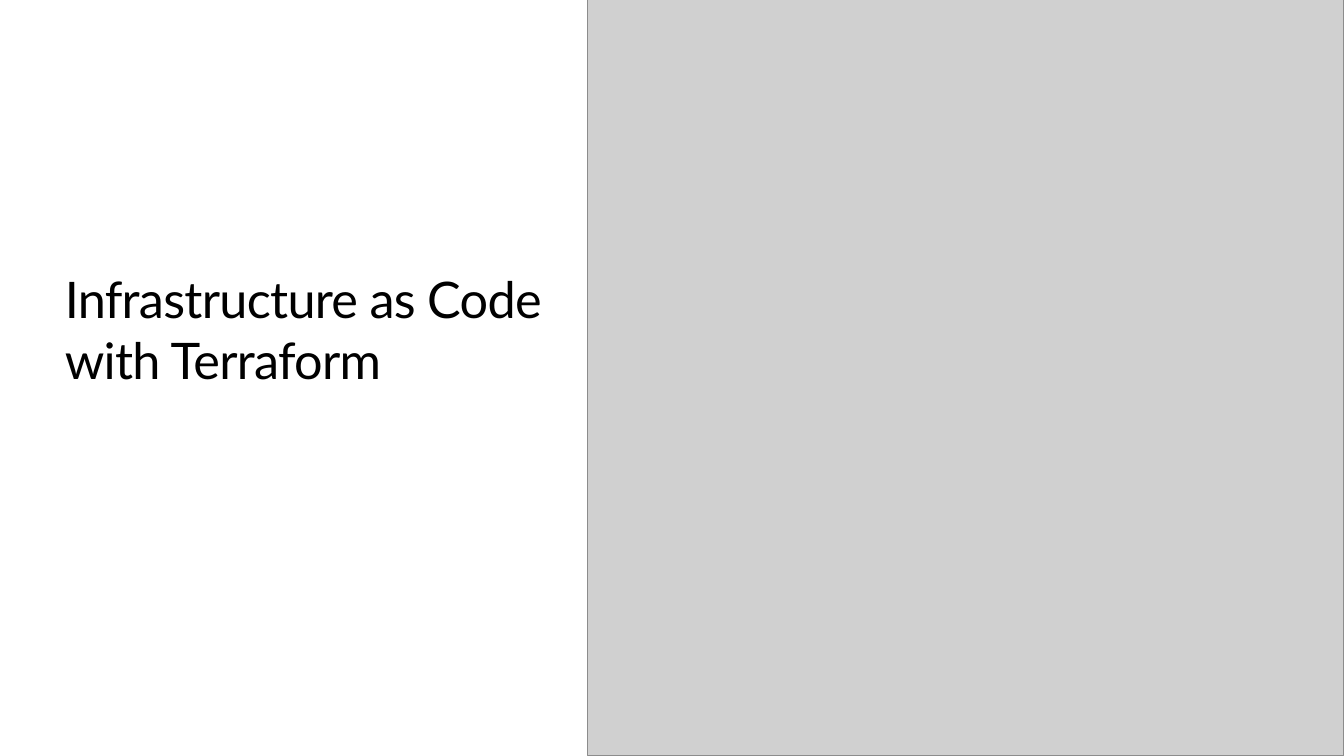
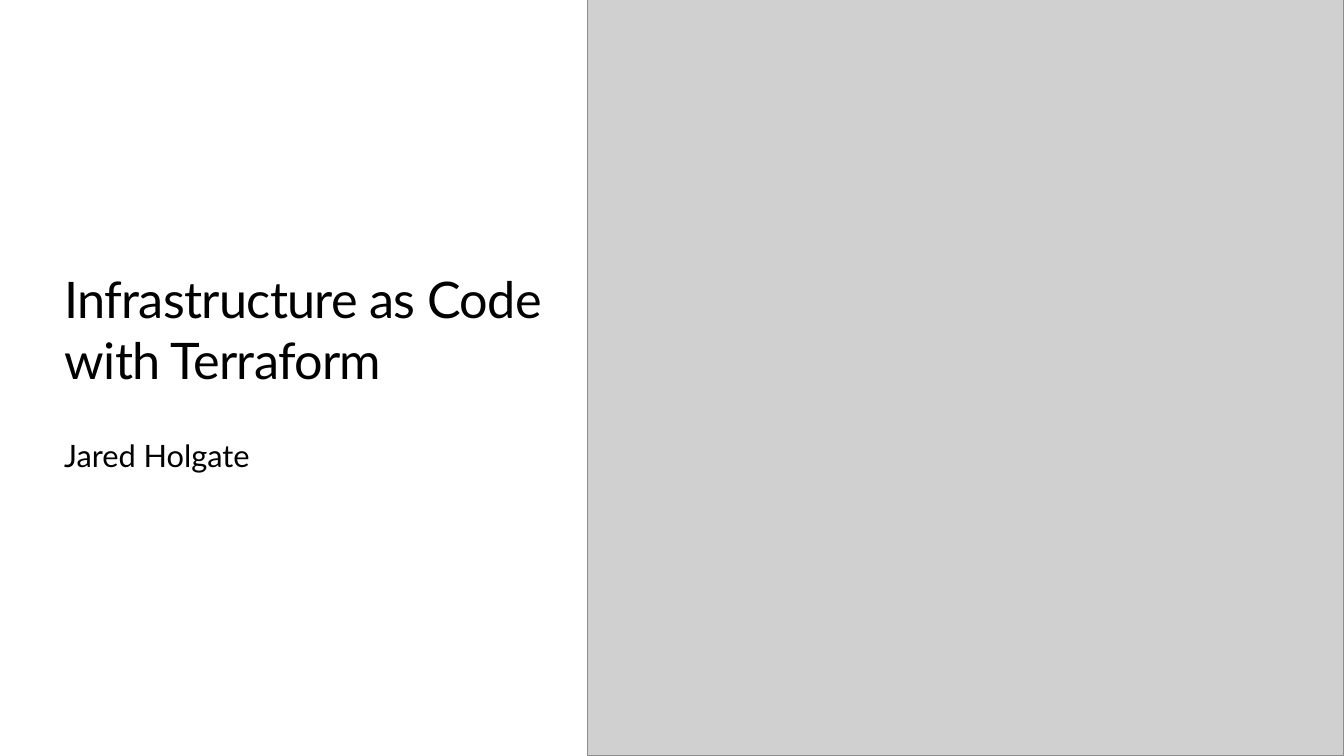
Before and after one commit to TIS-Cloud-Team/TF_Community_workshop, a slide deck: slide 1 of PPTs/00_Workshop_Introduction.pptx. Drawn at 1344x756 pixels with LibreOffice and Linux fonts; fonts in the diff are those of the drawing; grey boxes stand for pictures; background and template pictures are left out. Boxes give left, top, right and bottom in pixels: in the first picture for what was removed or moved away, otherwise in the second. Text is boxed around its words. In the diff, an @@ line names an element or a change of style, - is before the commit and + after.

```diff
--- a/PPTs/00_Workshop_Introduction.pptx
+++ b/PPTs/00_Workshop_Introduction.pptx
@@ text added at [64,444,250,473], 22 pt, text #000000 @@
+Jared Holgate
```
Also in this commit, not shown: 30 other files.
